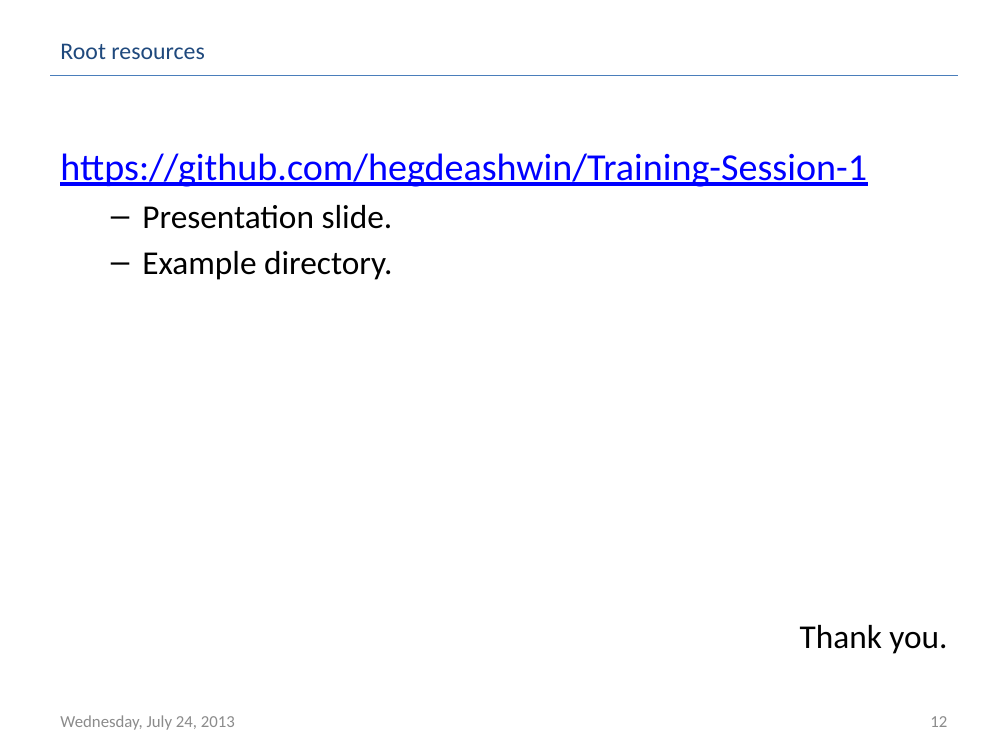
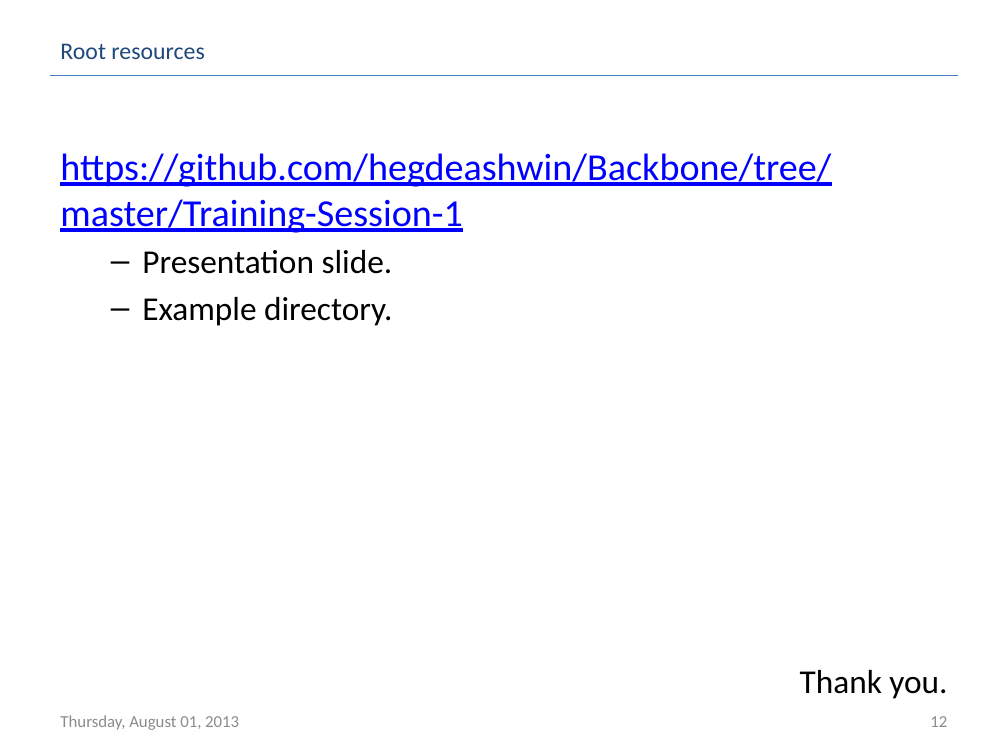
Before and after one commit to hegdeashwin/Backbone, a slide deck: slide 12 of Training-Session-1/Slides/Training-Session-1.ppsx. Drawn at 1008x756 pixels with LibreOffice and Linux fonts; fonts in the diff are those of the drawing. Boxes give left, top, right and bottom in pixels: in the first picture for what was removed or moved away, otherwise in the second. Text is boxed around its words. In the diff, an @@ line names an element or a change of style, - is before the commit and + after.

Commit message:
PPTS Updates

```diff
--- a/Training-Session-1/Slides/Training-Session-1.ppsx
+++ b/Training-Session-1/Slides/Training-Session-1.ppsx
@@ text at (x1=60, y1=153, x2=831, y2=233): text changed @@
-https://github.com/hegdeashwin/Training-Session-1
+https://github.com/hegdeashwin/Backbone/tree/master/Training-Session-1
@@ text at (x1=60, y1=715, x2=239, y2=730): text changed @@
-Wednesday, July 24, 2013
+Thursday, August 01, 2013
```
Also in this commit, not shown: 10 other slides changed, 1 other file.
